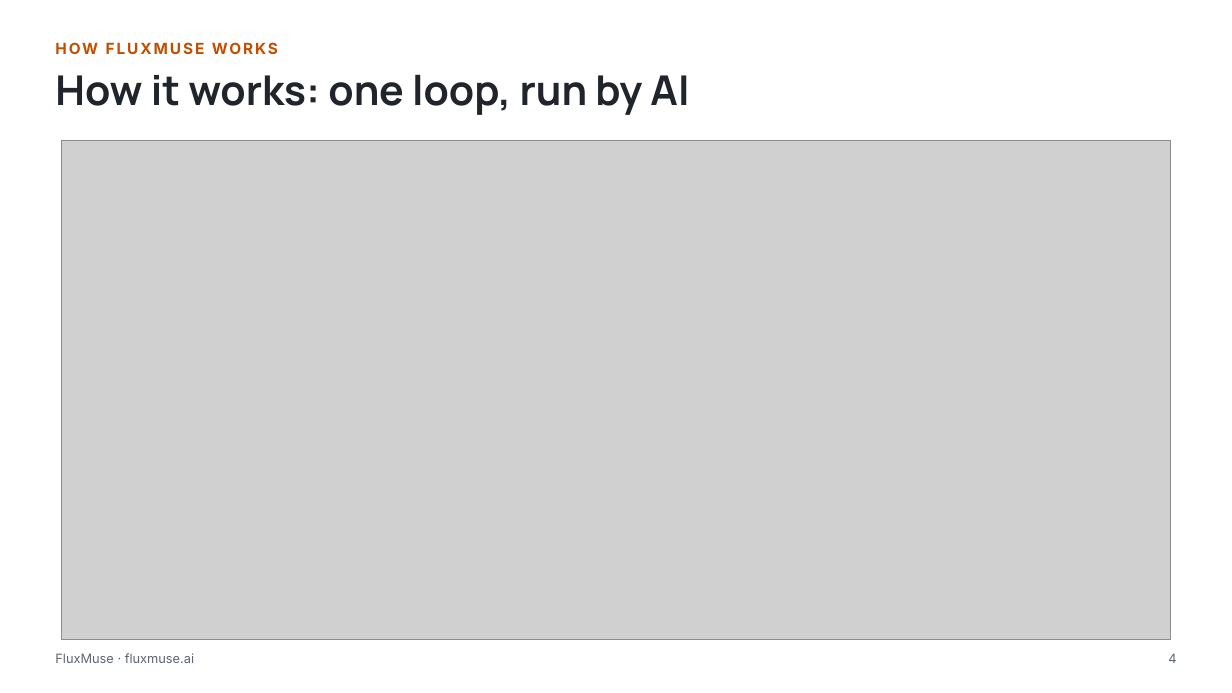
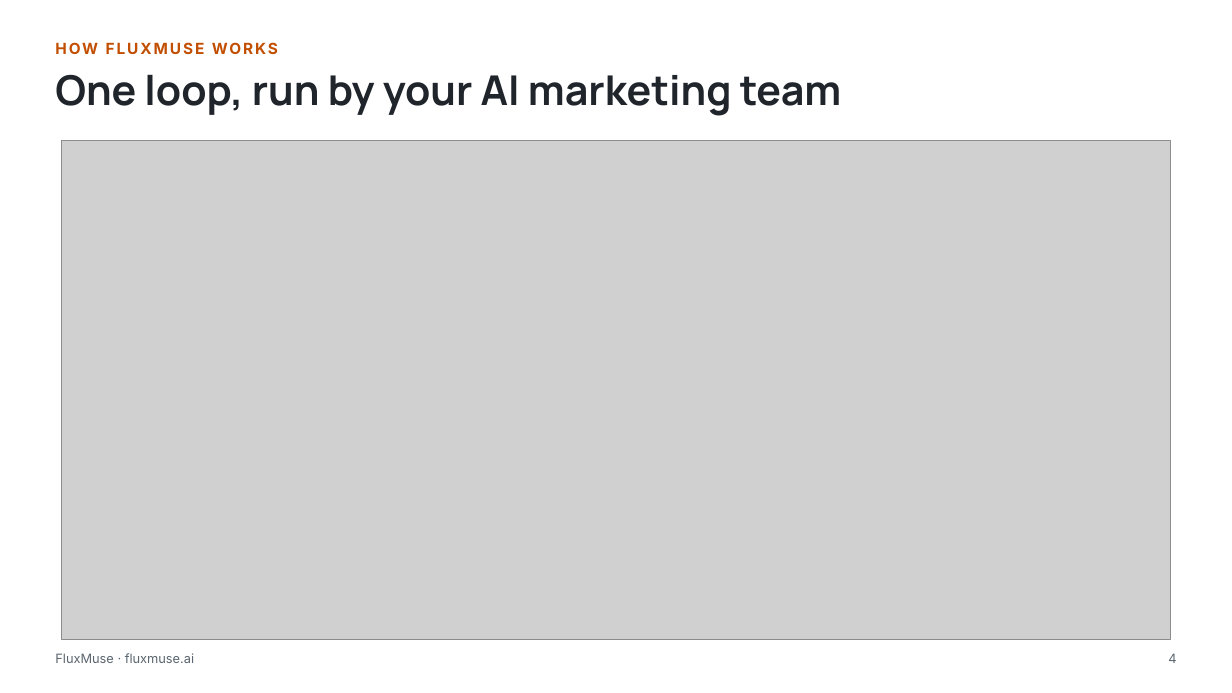
Before and after one commit to embizo/fluxmuse, a slide deck: slide 4 of docs/go-to-market/02_Brand_Pitch_Deck/FluxMuse_Pitch_SMEs.pptx. Drawn at 1232x693 pixels with LibreOffice and Linux fonts; fonts in the diff are those of the drawing; grey boxes stand for pictures. Boxes give left, top, right and bottom in pixels: in the first picture for what was removed or moved away, otherwise in the second. Text is boxed around its words. In the diff, an @@ line names an element or a change of style, - is before the commit and + after.

```diff
--- a/docs/go-to-market/02_Brand_Pitch_Deck/FluxMuse_Pitch_SMEs.pptx
+++ b/docs/go-to-market/02_Brand_Pitch_Deck/FluxMuse_Pitch_SMEs.pptx
@@ text at [55, 74, 842, 116]: text changed @@
-How it works: one loop, run by AI
+One loop, run by your AI marketing team
```
Also in this commit, not shown: 13 other slides changed, 6 slides added, 10 slides removed, 8 other files.
